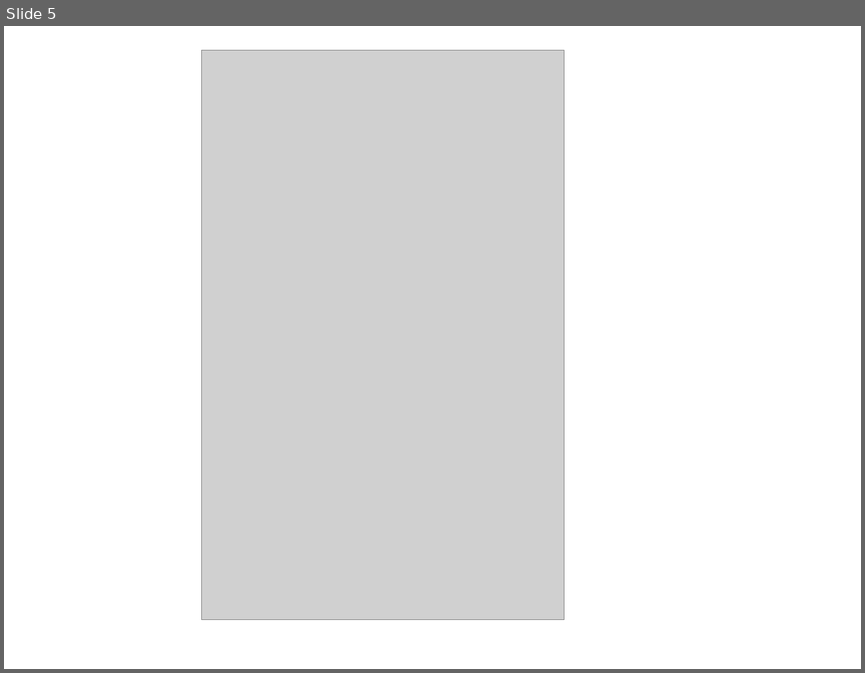
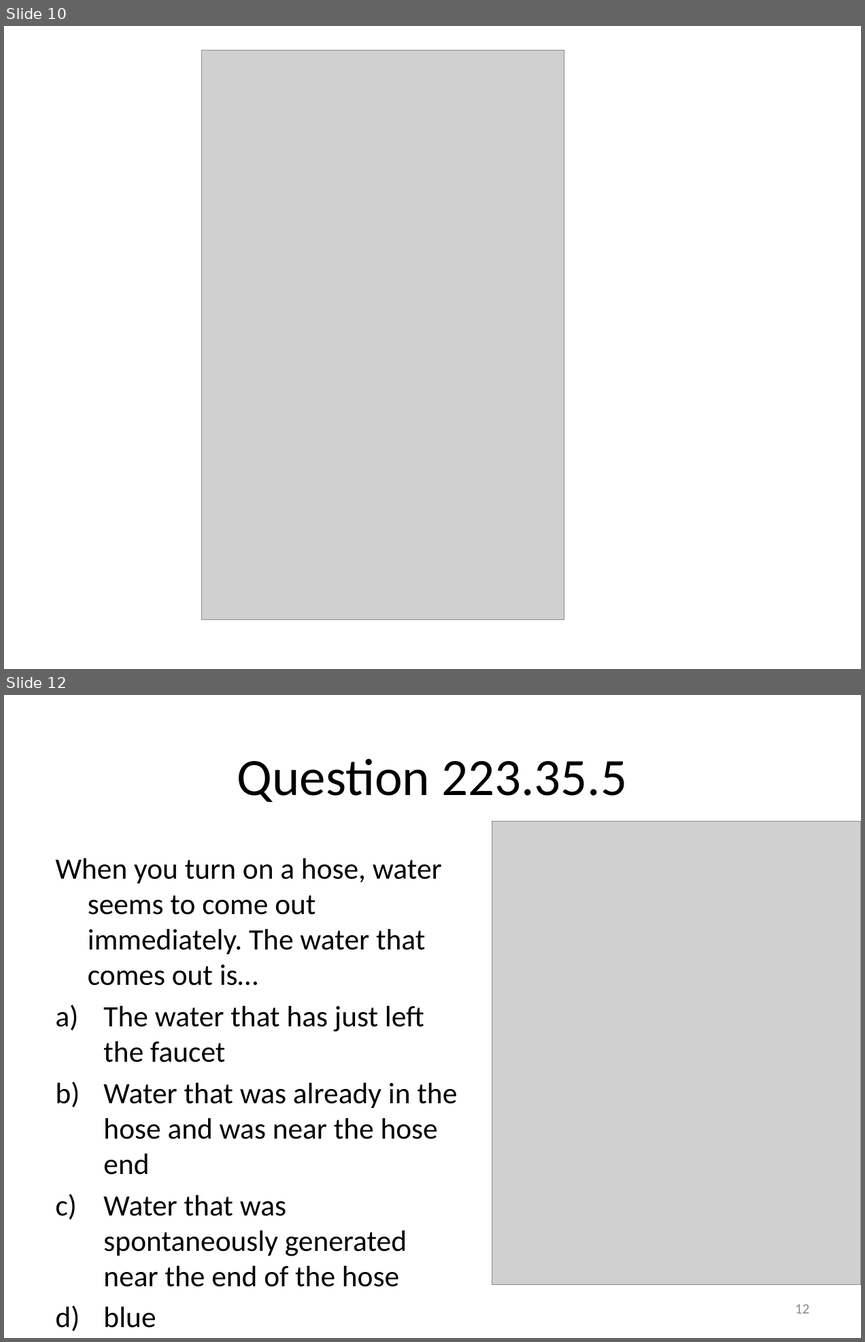
Before and after one commit to rtlines/PH223-Engineering-Physics, a slide deck: Slides/PH223_Lecture_35.pptx. Shown one above the other, each under a label of ours: slide 5 before the commit, slides 10 and 12 after it; the slides between them are not shown. The pictures are 865x673 and 865x1342 pixels, drawn with LibreOffice and Linux fonts; fonts in the diff are those of the drawing; grey boxes stand for pictures. Boxes give left, top, right and bottom in pixels: in the first picture for what was removed or moved away, otherwise in the second. Text is boxed around its words. In the diff, an @@ line names an element or a change of style, - is before the commit and + after.

```diff
--- a/Slides/PH223_Lecture_35.pptx
+++ b/Slides/PH223_Lecture_35.pptx
@@ slide 12 added at <box>4,695,861,1338</box>, background #FFFFFF @@
@@ title added at <box>237,758,628,802</box>, 44 pt, text #000000 @@
+Question 223.35.5
@@ picture added at <box>492,821,861,1285</box> @@
@@ text added at <box>56,858,457,1327</box>, 24.8 pt, text #000000 @@
+When you turn on a hose, water seems to come out immediately. The water that comes out is…
+a) The water that has just left the faucet
+b) Water that was already in the hose and was near the hose end
+c) Water that was spontaneously generated near the end of the hose
+d) blue
@@ page number added at <box>795,1304,809,1313</box>, 12 pt, text #8C8C8C @@
+12
@@ what was slide 5 is now slide 10 @@
```
Also in this commit, not shown: 1 slide changed, 9 other slides added, 14 other files.
